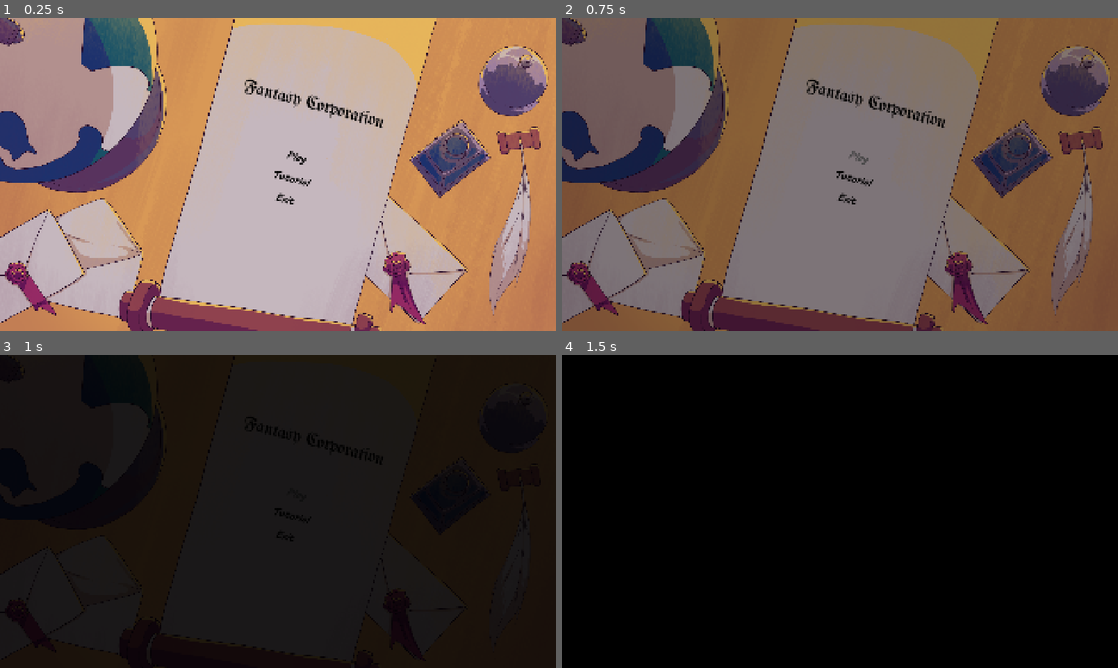
Above: before the commit, frames 1-4 (two rows, left to right).
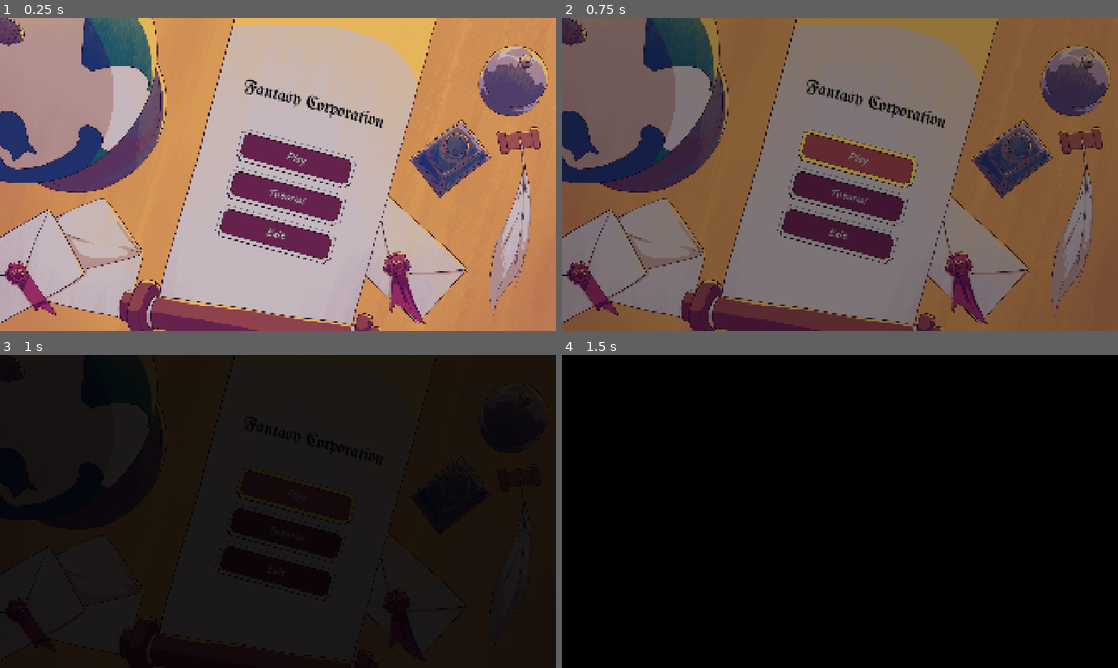
Above: after the commit, the same moments.

Repository: scarzehd/fantasy-corporation
Game: Godot game, scene res://scenes/ui/menu_screen.tscn
Two runs of this game, one before a commit and one after it. Both use one fixed random seed, a clock stepped at 60 frames per second and the inputs below. The engine's default icon, where the game draws it, is replaced by a stand-in: a white triangle on a blue panel in a dark square.
Inputs:
- Up to frame 1 (0.25 s): no input
- Up to frame 2 (0.75 s): click "Play" at 0.5 s
- Up to frame 3 (1 s): no input
- Up to frame 4 (1.5 s): click "Play" at 1.25 s

The runs differ from the first frame. In frame 1, 5.3% of the frame differs, in the area x 38-65%, y 35-79%; in frame 2, 5.6%; in frame 3, 0.1%; in frame 4, nothing differs.

Commit message:
Added buy sound

Diff:
--- a/project.godot
+++ b/project.godot
@@ -36,6 +36,7 @@
 [global_group]
 
 no_press_sound=""
+money_press_sound=""
 
 [gui]
 
--- a/scenes/inventory_button.tscn
+++ b/scenes/inventory_button.tscn
@@ -187,7 +187,7 @@
 visible = false
 layout_mode = 2
 
-[node name="SellButton" type="Button" parent="InventoryButton/InventoryMenu/InventoryMenu/Panel/Items/MarginContainer/ItemContainer/ItemTemplate/VBoxContainer" parent_id_path=PackedInt32Array(345213539, 2068711857) index="5" unique_id=1442878590]
+[node name="SellButton" type="Button" parent="InventoryButton/InventoryMenu/InventoryMenu/Panel/Items/MarginContainer/ItemContainer/ItemTemplate/VBoxContainer" parent_id_path=PackedInt32Array(345213539, 2068711857) index="5" unique_id=1442878590 groups=["money_press_sound"]]
 layout_mode = 2
 size_flags_vertical = 10
 theme_override_font_sizes/font_size = 20
--- a/scenes/sound_manager.tscn
+++ b/scenes/sound_manager.tscn
@@ -4,11 +4,15 @@
 [ext_resource type="Script" uid="uid://dfesb88ascuoc" path="res://scripts/random_audio_stream_player.gd" id="2_s6peo"]
 [ext_resource type="AudioStream" uid="uid://w0q2mi807gqp" path="res://resources/audio/ui/interact/click2.mp3" id="3_shlr6"]
 [ext_resource type="AudioStream" uid="uid://bvji4w1jtl8oh" path="res://resources/audio/ui/interact/click1.mp3" id="4_5lwbd"]
+[ext_resource type="AudioStream" uid="uid://doo1ywepmwml7" path="res://resources/audio/ui/buy7.mp3" id="5_mpi5b"]
+[ext_resource type="AudioStream" uid="uid://ctjupkts45d1g" path="res://resources/audio/ui/buy8.mp3" id="6_aa63w"]
+[ext_resource type="AudioStream" uid="uid://b7xtmvnxrsyff" path="res://resources/audio/ui/buy9.mp3" id="7_k1d7a"]
 
-[node name="SoundManager" type="Node" unique_id=324037352 node_paths=PackedStringArray("button_hover_sound", "button_press_sound")]
+[node name="SoundManager" type="Node" unique_id=324037352 node_paths=PackedStringArray("button_hover_sound", "button_press_sound", "money_press_sound")]
 script = ExtResource("1_gbdfy")
 button_hover_sound = NodePath("ButtonHoverSound")
 button_press_sound = NodePath("ButtonPressSound")
+money_press_sound = NodePath("MoneyPressSound")
 
 [node name="ButtonHoverSound" type="AudioStreamPlayer" parent="." unique_id=324948603]
 script = ExtResource("2_s6peo")
@@ -23,3 +27,9 @@
 pitch_range = Vector2(0.8, 1.2)
 volume_range = Vector2(0.15, 0.15)
 metadata/_custom_type_script = "uid://dfesb88ascuoc"
+
+[node name="MoneyPressSound" type="AudioStreamPlayer" parent="." unique_id=1579904213]
+script = ExtResource("2_s6peo")
+sounds = Array[AudioStream]([ExtResource("5_mpi5b"), ExtResource("6_aa63w"), ExtResource("7_k1d7a")])
+volume_range = Vector2(0.5, 0.5)
+metadata/_custom_type_script = "uid://dfesb88ascuoc"
--- a/scenes/ui/letters/basic_shop_catalogue.tscn
+++ b/scenes/ui/letters/basic_shop_catalogue.tscn
@@ -233,7 +233,7 @@
 text = "+0 Defense"
 label_settings = SubResource("LabelSettings_slvmg")
 
-[node name="PurchaseButton" type="Button" parent="PanelContainer/HBoxContainer/ScrollContainer/ItemContainer/ItemTemplate/VBoxContainer" unique_id=1816369334]
+[node name="PurchaseButton" type="Button" parent="PanelContainer/HBoxContainer/ScrollContainer/ItemContainer/ItemTemplate/VBoxContainer" unique_id=1816369334 groups=["money_press_sound"]]
 layout_mode = 2
 size_flags_vertical = 10
 text = "100"
--- a/scenes/ui/letters/resume_letter.tscn
+++ b/scenes/ui/letters/resume_letter.tscn
@@ -232,7 +232,7 @@
 label_settings = SubResource("LabelSettings_2ul7h")
 horizontal_alignment = 1
 
-[node name="AcceptButton" type="Button" parent="Panel/HBoxContainer/VBoxContainer2" unique_id=329065059]
+[node name="AcceptButton" type="Button" parent="Panel/HBoxContainer/VBoxContainer2" unique_id=329065059 groups=["money_press_sound"]]
 unique_name_in_owner = true
 layout_mode = 2
 size_flags_vertical = 2
--- a/scenes/ui/menu_screen.tscn
+++ b/scenes/ui/menu_screen.tscn
@@ -8,8 +8,6 @@
 font = ExtResource("3_mkhoe")
 font_size = 60
 font_color = Color(0, 0, 0, 1)
-
-[sub_resource type="StyleBoxEmpty" id="StyleBoxEmpty_anq1i"]
 
 [node name="MenuScreen" type="Node2D" unique_id=683280131]
 script = ExtResource("1_py1kr")
@@ -74,41 +72,20 @@
 
 [node name="PlayButton" type="Button" parent="Control/VBoxContainer" unique_id=1256328152]
 layout_mode = 2
-theme_override_colors/font_color = Color(0, 0, 0, 1)
-theme_override_colors/font_pressed_color = Color(0.78039217, 0.78039217, 0.78039217, 1)
-theme_override_colors/font_hover_color = Color(0.5686275, 0.5686275, 0.5686275, 1)
-theme_override_colors/font_outline_color = Color(0, 0, 0, 1)
 theme_override_constants/outline_size = 1
 theme_override_font_sizes/font_size = 35
-theme_override_styles/normal = SubResource("StyleBoxEmpty_anq1i")
-theme_override_styles/pressed = SubResource("StyleBoxEmpty_anq1i")
-theme_override_styles/hover = SubResource("StyleBoxEmpty_anq1i")
 text = "Play"
 
 [node name="TutorialButton" type="Button" parent="Control/VBoxContainer" unique_id=1377445203]
 layout_mode = 2
-theme_override_colors/font_color = Color(0, 0, 0, 1)
-theme_override_colors/font_pressed_color = Color(0.78039217, 0.78039217, 0.78039217, 1)
-theme_override_colors/font_hover_color = Color(0.5686275, 0.5686275, 0.5686275, 1)
-theme_override_colors/font_outline_color = Color(0, 0, 0, 1)
 theme_override_constants/outline_size = 1
 theme_override_font_sizes/font_size = 35
-theme_override_styles/normal = SubResource("StyleBoxEmpty_anq1i")
-theme_override_styles/pressed = SubResource("StyleBoxEmpty_anq1i")
-theme_override_styles/hover = SubResource("StyleBoxEmpty_anq1i")
 text = "Tutorial"
 
 [node name="ExitButton" type="Button" parent="Control/VBoxContainer" unique_id=1899315994]
 layout_mode = 2
-theme_override_colors/font_color = Color(0, 0, 0, 1)
-theme_override_colors/font_pressed_color = Color(0.78039217, 0.78039217, 0.78039217, 1)
-theme_override_colors/font_hover_color = Color(0.5686275, 0.5686275, 0.5686275, 1)
-theme_override_colors/font_outline_color = Color(0, 0, 0, 1)
 theme_override_constants/outline_size = 1
 theme_override_font_sizes/font_size = 35
-theme_override_styles/normal = SubResource("StyleBoxEmpty_anq1i")
-theme_override_styles/pressed = SubResource("StyleBoxEmpty_anq1i")
-theme_override_styles/hover = SubResource("StyleBoxEmpty_anq1i")
 text = "Exit"
 
 [connection signal="pressed" from="Control/VBoxContainer/PlayButton" to="." method="_on_play_button_pressed"]
--- a/scripts/resources/character_generator.gd
+++ b/scripts/resources/character_generator.gd
@@ -61,7 +61,7 @@
 	"Walker","Walter","Werner","William","Willis","Wolfgang","Woodrow",
 	"Xander","Xanthus","Xavier","Xerxes",
 	"Yannis","Young","Yuri",
-	"Zachary","Zane","Zebadiah","Uncle","Ballas","Galdur"
+	"Zachary","Zane","Zebadiah","Uncle","Ballas","Galdur","CJ"
 ]
 
 @export var last_names:Array[String] = [
--- a/scripts/sound_manager.gd
+++ b/scripts/sound_manager.gd
@@ -2,6 +2,7 @@
 
 @export var button_hover_sound:RandomAudioStreamPlayer
 @export var button_press_sound:RandomAudioStreamPlayer
+@export var money_press_sound:RandomAudioStreamPlayer
 
 func _enter_tree() -> void:
 	get_tree().node_added.connect(_on_node_added)
@@ -11,4 +12,7 @@
 		node.mouse_entered.connect(button_hover_sound.play_random)
 
 		if not node.is_in_group("no_press_sound"):
-			node.pressed.connect(button_press_sound.play_random)
+			if node.is_in_group("money_press_sound"):
+				node.pressed.connect(money_press_sound.play_random)
+			else:
+				node.pressed.connect(button_press_sound.play_random)
--- a/scripts/time_manager.gd
+++ b/scripts/time_manager.gd
@@ -34,6 +34,7 @@
 
 	if day_number != 1:
 		Globals.money -= ceili(daily_expenses)
+		SoundManager.money_press_sound.play_random()
 	day_started.emit()
 
 func update_world_state():
Not shown, added: resources/audio/ui/buy7.mp3.import
Not shown, added: resources/audio/ui/buy8.mp3.import
Not shown, added: resources/audio/ui/buy9.mp3.import
Not shown, added: resources/audio/ui/buy7.mp3
Not shown, added: resources/audio/ui/buy8.mp3
Not shown, added: resources/audio/ui/buy9.mp3
